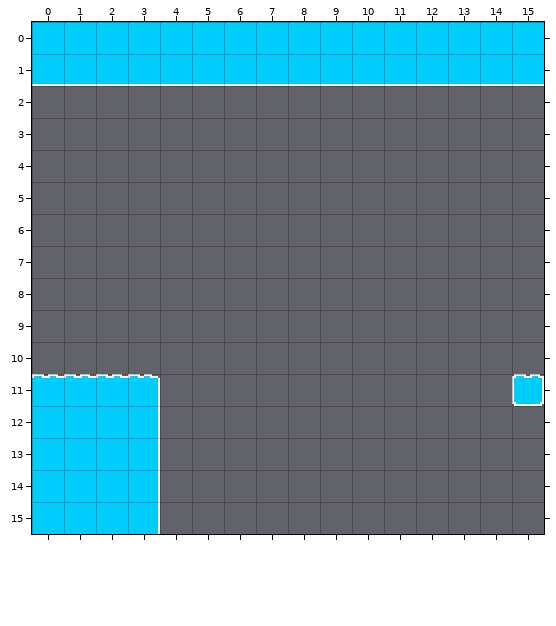
Two states of a Tiled map, LookOutTheWindow/tiled/level3.tmx. Above is the file before it was changed.
Cells are 16x16 px. Shown: x 0..15, y 0..15.
The same view after the edit:
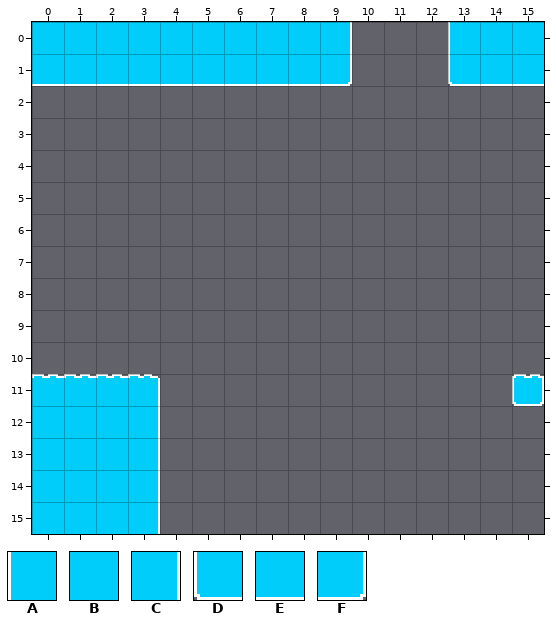
Key: from "snow": A 7, B 8, C 9, D 12, E 13, F 14.
_ is an empty cell.
What changed:
{"where": "layer \"Map\""}
{"y":0,"x":9,"old":"BBBBB","new":"C___A"}
{"y":1,"x":9,"old":"EEEEE","new":"F___D"}
